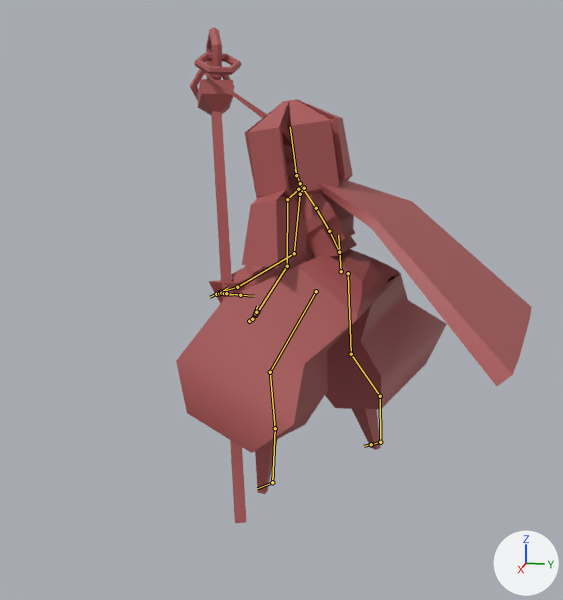
An edit to the FBX model ShadowStepGame/asset/model/chr/enemies2/Male Crouch Pose.fbx, drawn before and after from the same camera.
Camera for both pictures: a 50 mm lens placed at (0.524, 0.072, 0.272), pointed at (-0.035, -0.039, 0.133). The lights are fixed; the arrows at lower right show +X, +Y and +Z. The picture after the commit comes second. Both versions are drawn at frame 2 of the action 'Armature.001|Armature.001|mixamo.com|Layer0'; the numbers are the values there. The bones that change, and the others that lie on the model, are drawn over the model as lines.

The first picture shows 'pCube2', 'pCylinder1', 'pTorus3', 'pasted__pasted__pCube11', 'pasted__pasted__pCube12', 'pasted__pasted__pCube15', 'pasted__pasted__pCube5', '球', '立方体'.
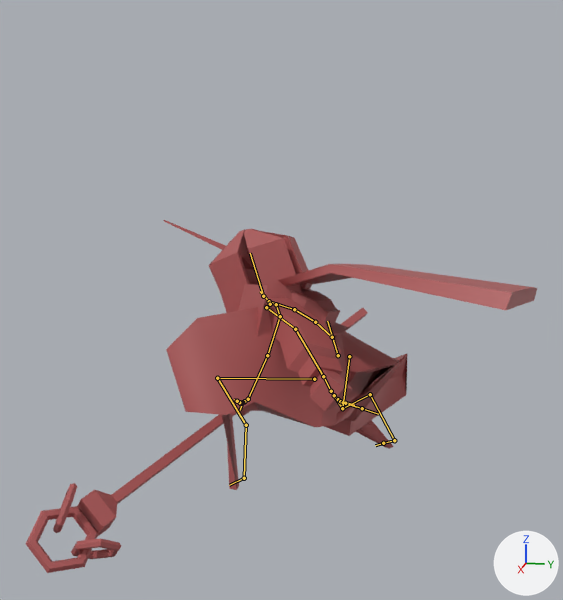
What the commit changed:
Bone 'mixamorig:Hips' (bone_mixamorig_hips) moves from (0.0027, -0.0071, -0.0305) to (0.0039, -0.0668, -0.0295).
Bone 'mixamorig:Hips' (bone_mixamorig_hips) turns from (5, -16, -1) to (20, -18, 1) degrees about its own x, y and z.
Bone 'mixamorig:Spine' (bone_mixamorig_spine) turns from (23, 4, 1) to (32, 4, -4) degrees about its own x, y and z.
Bone 'mixamorig:Spine1' (bone_mixamorig_spine1) turns from (4, 1, -1) to (13, 7, 5) degrees about its own x, y and z.
Bone 'mixamorig:Spine2' (bone_mixamorig_spine2) turns from (4, 1, -1) to (14, 8, 3) degrees about its own x, y and z.
Bone 'mixamorig:Neck' (bone_mixamorig_neck) turns from (-13, 2, 2) to (-28, 1, -5) degrees about its own x, y and z.
Bone 'mixamorig:Head' (bone_mixamorig_head) turns from (-15, 7, -5) to (-27, 1, -7) degrees about its own x, y and z.
Bone 'mixamorig:LeftShoulder' (bone_mixamorig_leftshoulder) turns from (-18, 20, 12) to (-15, 2, -2) degrees about its own x, y and z.
Bone 'mixamorig:LeftArm' (bone_mixamorig_leftarm) turns from (-11, 1, 60) to (1, 9, 28) degrees about its own x, y and z.
Bone 'mixamorig:LeftForeArm' (bone_mixamorig_leftforearm) turns from (-27, 1, 0) to (-11, -7, -18) degrees about its own x, y and z.
Bone 'mixamorig:LeftHand' (bone_mixamorig_lefthand) turns from (12, -27, 0) to (7, -7, -15) degrees about its own x, y and z.
Bone 'mixamorig:LeftHandIndex1' (bone_mixamorig_lefthandindex1) turns from (51, -20, 34) to (-5, 4, 7) degrees about its own x, y and z.
Bone 'mixamorig:LeftHandIndex2' (bone_mixamorig_lefthandindex2) turns from (34, -21, 37) to (13, -6, 28) degrees about its own x, y and z.
Bone 'mixamorig:LeftHandIndex3' (bone_mixamorig_lefthandindex3) turns from (82, -18, 9) to (32, 1, -22) degrees about its own x, y and z.
Bone 'mixamorig:RightShoulder' (bone_mixamorig_rightshoulder) turns from (-28, -29, -14) to (-23, -25, -16) degrees about its own x, y and z.
Bone 'mixamorig:RightArm' (bone_mixamorig_rightarm) turns from (-21, -5, -62) to (-53, 18, -7) degrees about its own x, y and z.
Bone 'mixamorig:RightForeArm' (bone_mixamorig_rightforearm) turns from (-42, -1, -6) to (-6, 0, 26) degrees about its own x, y and z.
Bone 'mixamorig:RightHand' (bone_mixamorig_righthand) turns from (-5, 31, -12) to (0, -5, 39) degrees about its own x, y and z.
Bone 'mixamorig:RightHandIndex1' (bone_mixamorig_righthandindex1) turns from (13, -18, -14) to (-22, 2, -5) degrees about its own x, y and z.
Bone 'mixamorig:RightHandIndex2' (bone_mixamorig_righthandindex2) turns from (107, 63, -32) to (11, 2, -25) degrees about its own x, y and z.
Bone 'mixamorig:RightHandIndex3' (bone_mixamorig_righthandindex3) turns from (29, -1, 26) to (-12, 16, 42) degrees about its own x, y and z.
Bone 'mixamorig:LeftUpLeg' (bone_mixamorig_leftupleg) turns from (39, -7, 11) to (103, -31, 27) degrees about its own x, y and z.
Bone 'mixamorig:LeftLeg' (bone_mixamorig_leftleg) turns from (-37, 0, 4) to (-118, -27, -5) degrees about its own x, y and z.
Bone 'mixamorig:LeftFoot' (bone_mixamorig_leftfoot) turns from (12, -1, -3) to (8, 5, 22) degrees about its own x, y and z.
Bone 'mixamorig:RightUpLeg' (bone_mixamorig_rightupleg) turns from (12, 14, -14) to (41, 18, -30) degrees about its own x, y and z.
Bone 'mixamorig:RightLeg' (bone_mixamorig_rightleg) turns from (-34, 3, -2) to (-144, 18, 22) degrees about its own x, y and z.
Bone 'mixamorig:RightFoot' (bone_mixamorig_rightfoot) turns from (23, 6, -13) to (13, 7, -79) degrees about its own x, y and z.
Bone 'mixamorig:RightToeBase' (bone_mixamorig_righttoebase) turns from (1, -1, 1) to (34, 6, -7) degrees about its own x, y and z.

Location of each change, [x1, y1, x2, y2] in pixels of the pictures (563 x 600 px):
'pasted__pasted__pCube11', posed (11% narrower, 35% shorter)
    before: [176, 249, 446, 453]
    after: [166, 304, 407, 436]
'pasted__pasted__pCube15', posed
    before: [289, 177, 531, 386]
    after: [278, 263, 537, 328]
'pCylinder1', posed
    before: [245, 99, 353, 199]
    after: [209, 229, 312, 313]
'pTorus3', posed (502% wider, 46% shorter)
    before: [190, 27, 246, 523]
    after: [26, 308, 368, 573]
'pasted__pasted__pCube5', posed
    before: [209, 174, 307, 304]
    after: [238, 284, 353, 416]
'pasted__pasted__pCube12', posed
    before: [255, 409, 381, 494]
    after: [222, 413, 394, 490]
'立方体', posed (mostly hidden afterwards)
    before: [288, 175, 357, 257]
    after: [328, 322, 349, 336]
'pCube2', posed (34% shorter)
    before: [203, 72, 267, 118]
    after: [164, 220, 226, 250]
'球', posed (mostly hidden)
    before: [284, 127, 296, 164]
    after: [245, 254, 259, 285]
bone 'mixamorig:Hips', root to tip
    before: (341, 271) to (338, 235)
    after: (338, 355) to (327, 321)
bone 'mixamorig:Spine', root to tip
    before: (339, 252) to (329, 231)
    after: (332, 337) to (315, 322)
bone 'mixamorig:Spine1', root to tip
    before: (329, 231) to (316, 208)
    after: (315, 322) to (294, 309)
bone 'mixamorig:Spine2', root to tip
    before: (316, 208) to (301, 185)
    after: (294, 309) to (271, 302)
bone 'mixamorig:Neck', root to tip
    before: (300, 183) to (295, 169)
    after: (269, 301) to (260, 291)
bone 'mixamorig:Head', root to tip
    before: (296, 175) to (290, 127)
    after: (263, 296) to (250, 253)
bone 'mixamorig:LeftShoulder', root to tip
    before: (298, 189) to (287, 199)
    after: (270, 304) to (266, 307)
bone 'mixamorig:LeftArm', root to tip
    before: (287, 199) to (287, 266)
    after: (266, 307) to (295, 329)
bone 'mixamorig:LeftForeArm', root to tip
    before: (287, 266) to (257, 312)
    after: (295, 329) to (323, 376)
bone 'mixamorig:LeftHand', root to tip
    before: (257, 312) to (249, 321)
    after: (323, 376) to (331, 391)
bone 'mixamorig:LeftHandIndex1', root to tip
    before: (249, 321) to (256, 315)
    after: (331, 391) to (338, 402)
bone 'mixamorig:LeftHandIndex2', root to tip
    before: (252, 319) to (257, 306)
    after: (334, 395) to (343, 410)
bone 'mixamorig:LeftHandIndex3', root to tip
    before: (255, 315) to (256, 313)
    after: (338, 399) to (354, 405)
bone 'mixamorig:RightShoulder', root to tip
    before: (304, 188) to (300, 194)
    after: (276, 304) to (280, 316)
bone 'mixamorig:RightArm', root to tip
    before: (300, 194) to (294, 253)
    after: (280, 316) to (267, 355)
bone 'mixamorig:RightForeArm', root to tip
    before: (294, 253) to (237, 287)
    after: (267, 355) to (248, 399)
bone 'mixamorig:RightHand', root to tip
    before: (237, 287) to (220, 292)
    after: (248, 399) to (244, 401)
bone 'mixamorig:RightHandIndex1', root to tip
    before: (220, 292) to (210, 297)
    after: (244, 401) to (240, 404)
bone 'mixamorig:RightHandIndex2', root to tip
    before: (216, 294) to (228, 287)
    after: (242, 402) to (240, 410)
bone 'mixamorig:RightHandIndex3', root to tip
    before: (219, 293) to (233, 295)
    after: (241, 403) to (239, 401)
bone 'mixamorig:LeftUpLeg', root to tip
    before: (316, 291) to (270, 372)
    after: (314, 379) to (217, 378)
bone 'mixamorig:LeftLeg', root to tip
    before: (270, 372) to (275, 428)
    after: (217, 378) to (246, 425)
bone 'mixamorig:LeftFoot', root to tip
    before: (275, 428) to (272, 482)
    after: (246, 425) to (244, 478)
bone 'mixamorig:RightUpLeg', root to tip
    before: (348, 273) to (351, 354)
    after: (349, 356) to (342, 408)
bone 'mixamorig:RightLeg', root to tip
    before: (351, 354) to (380, 396)
    after: (342, 408) to (370, 394)
bone 'mixamorig:RightFoot', root to tip
    before: (380, 396) to (380, 442)
    after: (370, 394) to (394, 440)
bone 'mixamorig:RightToeBase', root to tip
    before: (380, 442) to (371, 444)
    after: (394, 440) to (383, 443)
